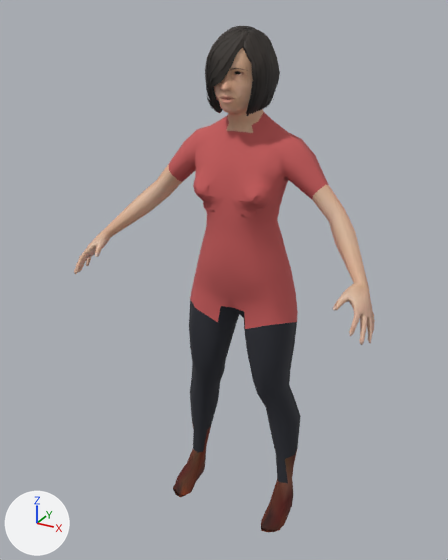
A saved change to the glTF model assets/world/walker_4.mid.glb.
Both versions are drawn from a 50 mm camera at (0.743, -1.497, 1.477) aimed at (-0.031, -0.09, 0.773). Arrows for +X, +Y and +Z are at lower left; the lights stay in place. The older version comes first. Vertices at exactly the same position are counted once.

Names of what the first picture shows: 'person_mesh'.
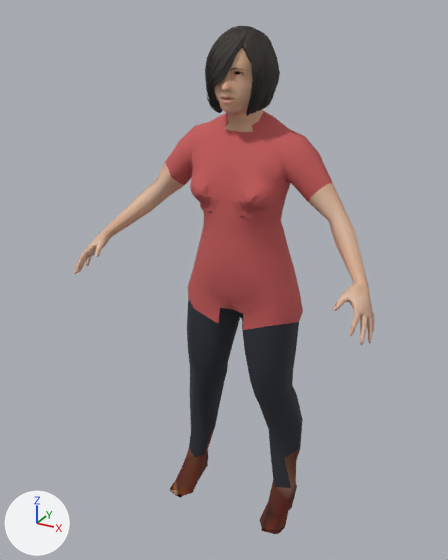
Where the change shows, as pixel boxes (x1, y1, x2, y2) in the pictures (448 x 560 px; the box of a moved part takes in the faces that stretch with it):
```json
{"object": "person_mesh", "change": "reshaped", "before": [74, 26, 375, 533], "after": [74, 26, 375, 534]}
{"part": 1, "of": "me_person_mesh", "change": "moved or reshaped", "before": [158, 111, 344, 532], "after": [157, 111, 344, 532]}
{"part": 2, "of": "me_person_mesh", "change": "recoloured", "before": [173, 423, 293, 533], "after": [170, 416, 297, 534]}
```

The change, as JSON lines over the scene's bpy script:
```json
{"block": "me_person_mesh", "where": "# used by ob_person_mesh; location = (0.0, 0.0, 0.0)"}
{"op": "remove", "block": "me_person_mesh", "code": "me_person_mesh.from_pydata(...)  # 3769 vertices, 6526 faces; spans x -0.436..0.436, y -0.283..0.072, z 0.0..1.437"}
{"op": "add", "block": "me_person_mesh", "code": "me_person_mesh.from_pydata(...)  # 3769 vertices, 6526 faces; spans x -0.436..0.436, y -0.283..0.083, z 0.0..1.437"}
{"block": "me_person_mesh", "change": "me_person_mesh part 1: 820 of 3769 vertices moved; they spanned x -0.234..0.234, y -0.172..0.072, z 0.0..1.214 and now span x -0.243..0.243, y -0.175..0.083, z 0.0..1.22; mean shift (0.0, -0.003, 0.0); largest move (0.195, -0.08, 0.0) -> (0.194, -0.071, 0.029)"}
{"block": "me_person_mesh", "change": "me_person_mesh part 2: 122 kept faces spanning x -0.205..0.205, y -0.175..0.017, z 0.0..0.222 get new vertex colours; the middle colour goes from brown #5d2611 to brown #672a11"}
```
